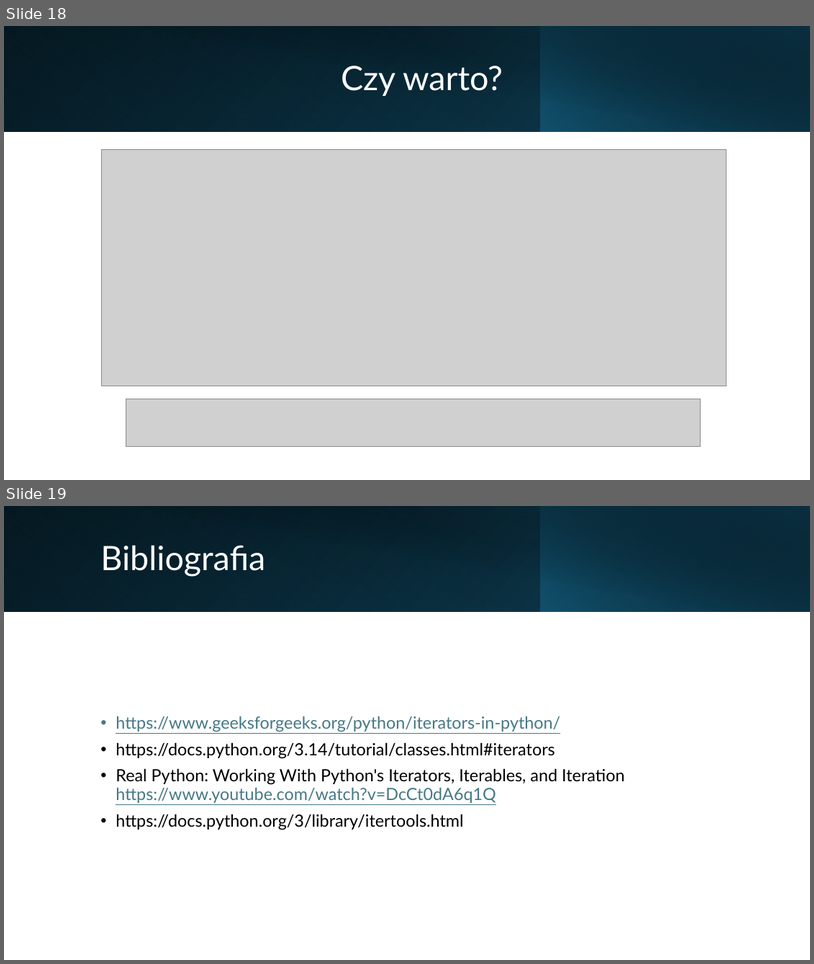
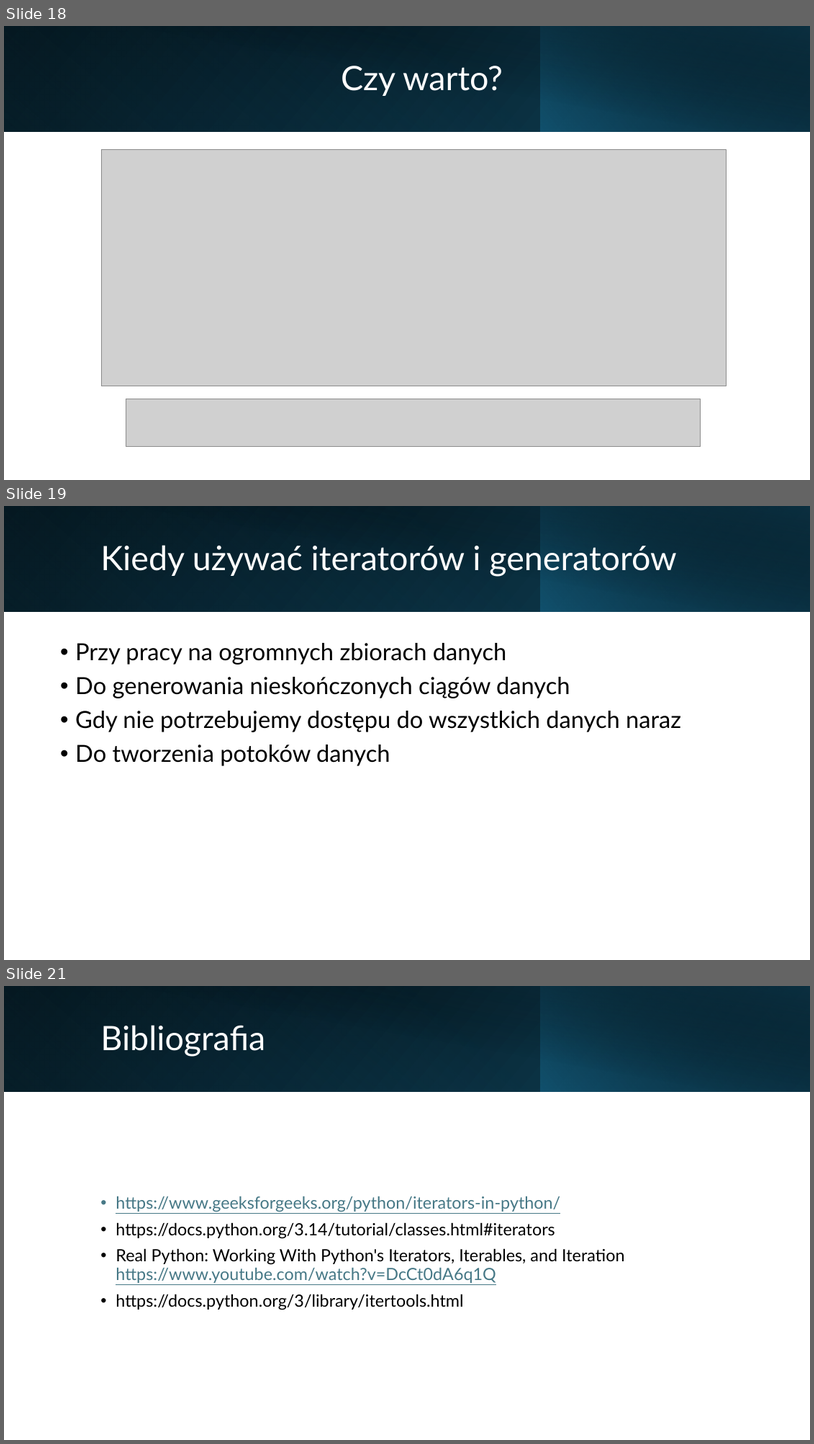
Before and after one commit to Macuseq/Generatory-i-iteratory-JPWP, a slide deck: Generatory i Iteratory.pptx. Shown one above the other, each under a label of ours: slides 18 and 19 before the commit, slides 18, 19 and 21 after it; the slides between them are not shown. The pictures are 814x964 and 814x1444 pixels, drawn with LibreOffice and Linux fonts; fonts in the diff are those of the drawing; grey boxes stand for pictures. Boxes give left, top, right and bottom in pixels: in the first picture for what was removed or moved away, otherwise in the second. Text is boxed around its words. In the diff, an @@ line names an element or a change of style, - is before the commit and + after.

```diff
--- a/Generatory i Iteratory.pptx
+++ b/Generatory i Iteratory.pptx
@@ slide 19 added at [4,506,810,960], background #FFFFFF @@
@@ rectangle added at [4,506,810,611], fill gradient #000000 to #104862 @@
@@ rectangle added at [4,506,541,611], fill gradient #156082 to #0B3041 @@
@@ rectangle added at [34,506,810,612], fill gradient #000000 to #0B3041 @@
@@ rectangle added at [540,506,810,611], fill gradient #156082 to #000000 @@
@@ title added at [100,545,676,577], 40 pt, text #FFFFFF @@
+Kiedy używać iteratorów i generatorów
@@ text added at [75,643,682,766], 28 pt, text #000000 @@
+• Przy pracy na ogromnych zbiorach danych
+• Do generowania nieskończonych ciągów danych
+• Gdy nie potrzebujemy dostępu do wszystkich danych naraz
+• Do tworzenia potoków danych
@@ what was slide 19 is now slide 21 @@
```
Also in this commit, not shown: 1 other slide added.
